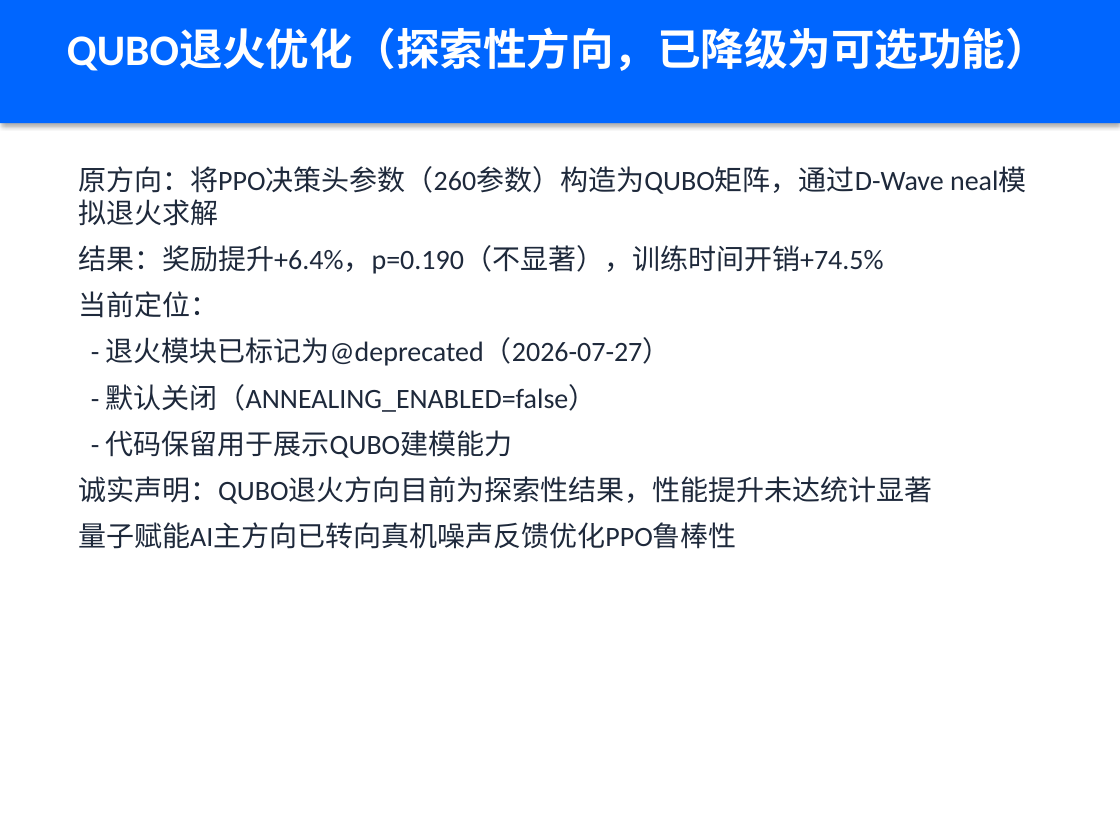
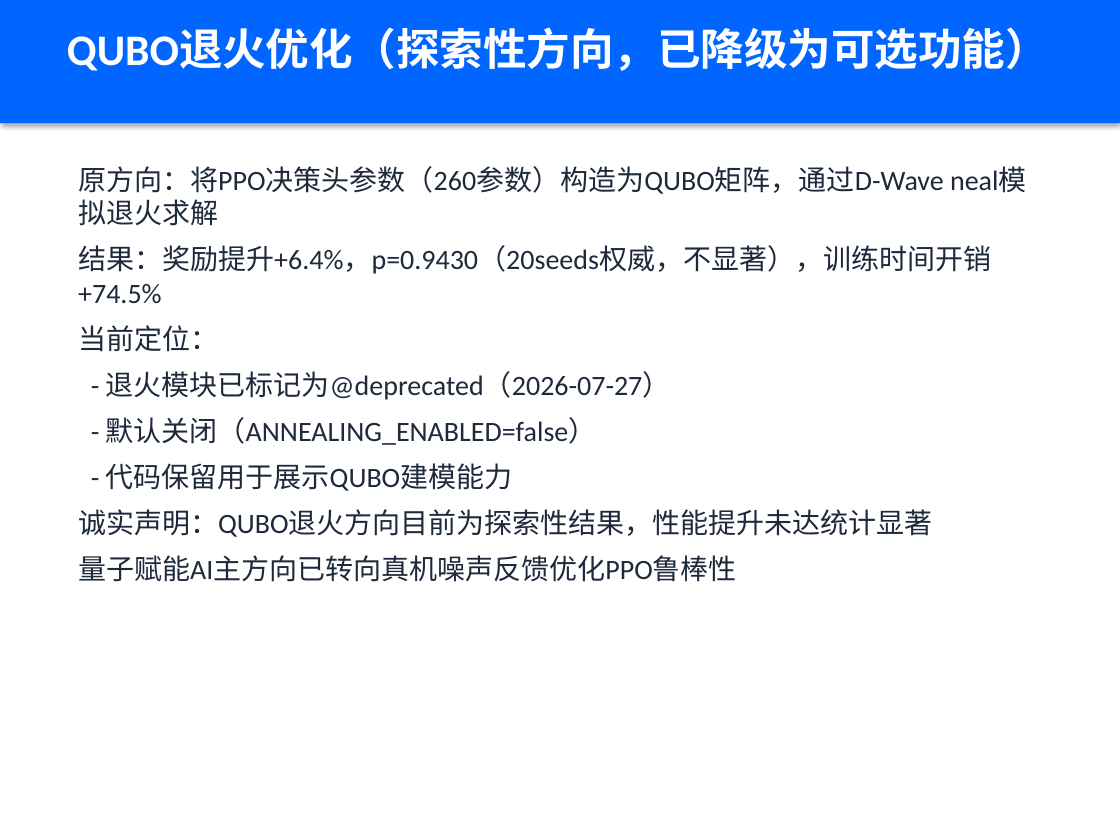
Before and after one commit to xiabai2008/quantum-rl-scheduler, a slide deck: slide 9 of deliverable_models/答辩PPT.pptx. Drawn at 1120x840 pixels with LibreOffice and Linux fonts; fonts in the diff are those of the drawing. Boxes give left, top, right and bottom in pixels: in the first picture for what was removed or moved away, otherwise in the second. Text is boxed around its words. In the diff, an @@ line names an element or a change of style, - is before the commit and + after.

```diff
--- a/deliverable_models/答辩PPT.pptx
+++ b/deliverable_models/答辩PPT.pptx
@@ text at bbox=[78, 245, 991, 304]: text changed @@
-结果：奖励提升+6.4%，p=0.190（不显著），训练时间开销+74.5%
+结果：奖励提升+6.4%，p=0.9430（20seeds权威，不显著），训练时间开销+74.5%
```
Also in this commit, not shown: 7 other slides changed, 1 slide removed, 2 other files.
